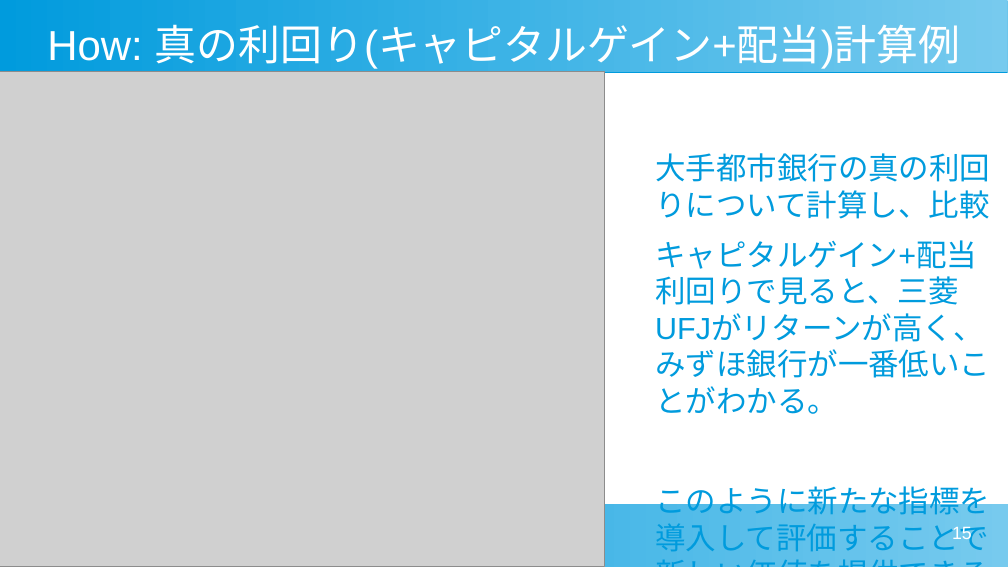
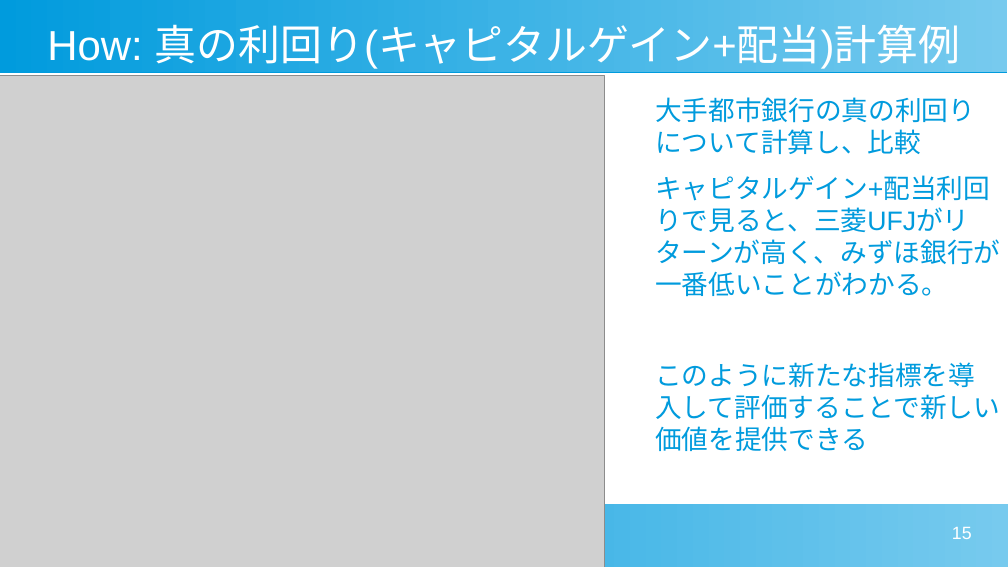
Before and after one commit to TatsuyaFukunaga/stock-search, a slide deck: slide 15 of mentor.pptx. Drawn at 1008x567 pixels with LibreOffice and Linux fonts; fonts in the diff are those of the drawing; grey boxes stand for pictures. Boxes give left, top, right and bottom in pixels: in the first picture for what was removed or moved away, otherwise in the second. Text is boxed around its words. In the diff, an @@ line names an element or a change of style, - is before the commit and + after.

```diff
--- a/mentor.pptx
+++ b/mentor.pptx
@@ text "大手都市銀行の真の利回りについて計算し、比較": place and size @@
-text "大手都市銀行の真の利回りについて計算し、比較" at box(655, 153, 990, 552)
+text "大手都市銀行の真の利回りについて計算し、比較" at box(655, 97, 1000, 451)
@@ text "大手都市銀行の真の利回りについて計算し、比較" at box(655, 97, 1000, 451): size 24 to 21 pt; indent changed @@
@@ picture: place and size @@
-picture at box(0, 72, 606, 567)
+picture at box(0, 76, 606, 567)
```
Also in this commit, not shown: 5 other slides changed.
